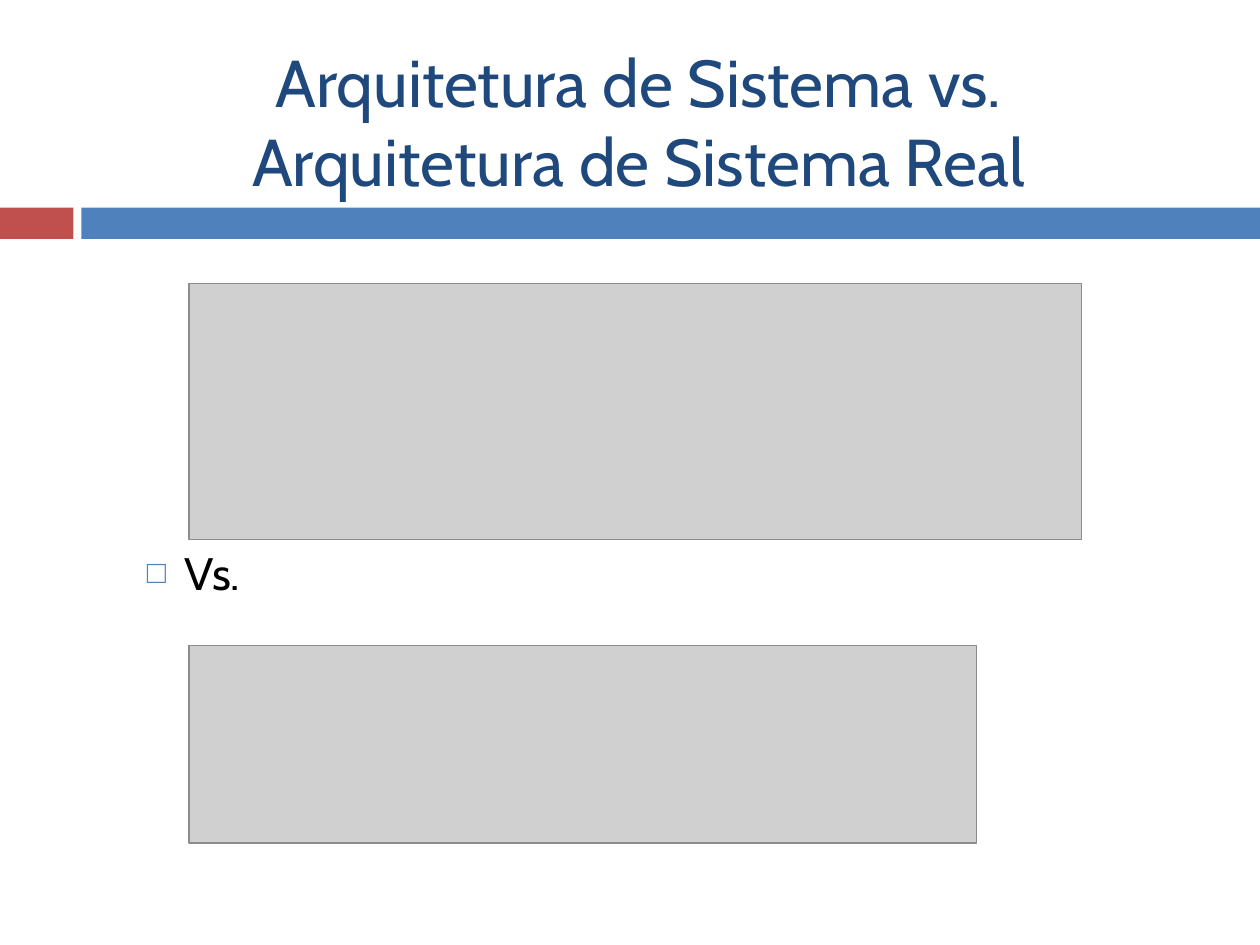
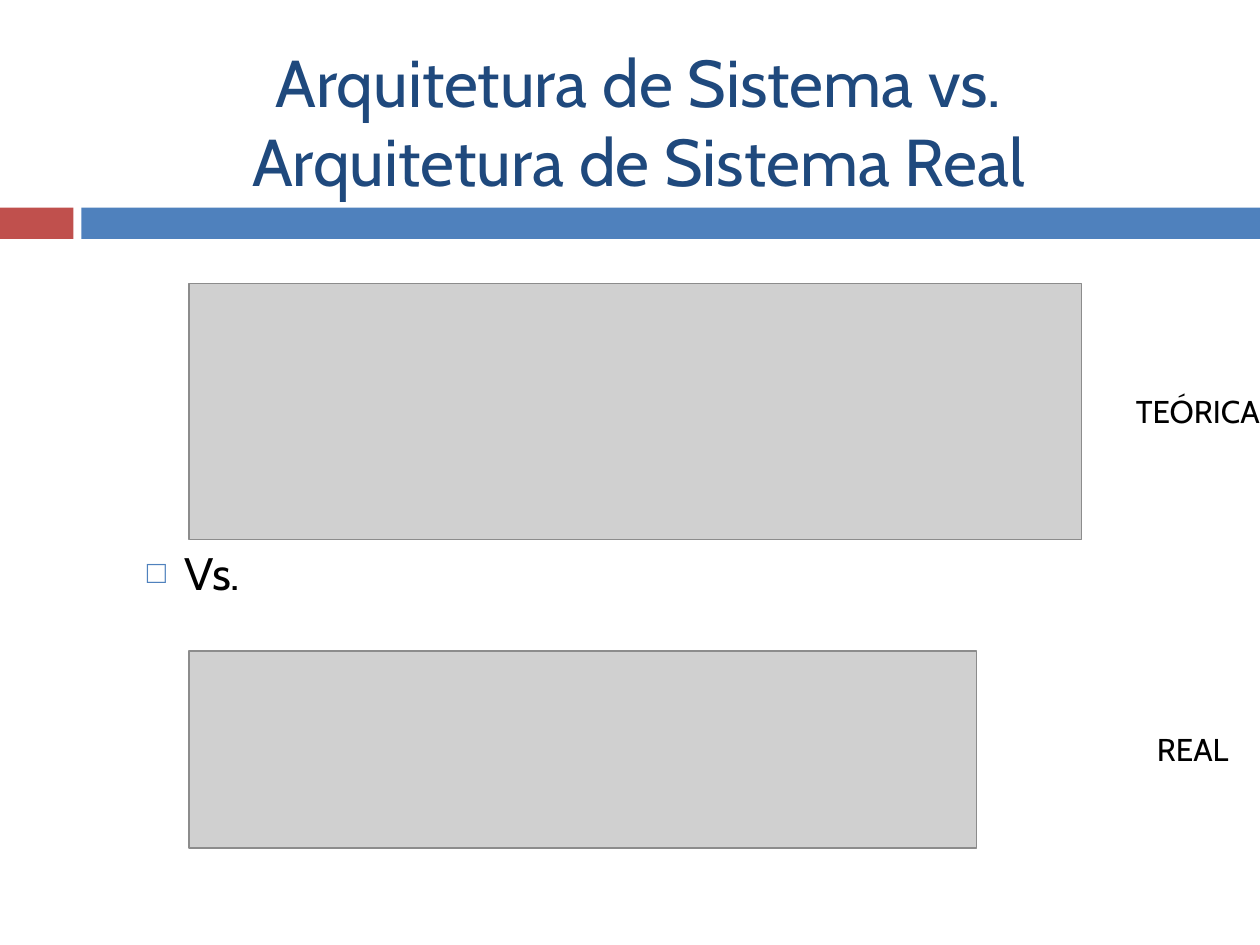
Before and after one commit to 1150285/NodeJs, a slide deck: slide 3 of documents/T1_Restify.pptx. Drawn at 1260x945 pixels with LibreOffice and Linux fonts; fonts in the diff are those of the drawing; grey boxes stand for pictures. Boxes give left, top, right and bottom in pixels: in the first picture for what was removed or moved away, otherwise in the second. Text is boxed around its words. In the diff, an @@ line names an element or a change of style, - is before the commit and + after.

Commit message:
#4 T2_Restify.pptx

```diff
--- a/documents/T1_Restify.pptx
+++ b/documents/T1_Restify.pptx
@@ text added at (x1=1136, y1=396, x2=1260, y2=424), 18 pt, text #000000 @@
+TEÓRICA
@@ picture moved from (x1=189, y1=645, x2=976, y2=843) to (x1=189, y1=651, x2=976, y2=849) @@
@@ text added at (x1=1157, y1=739, x2=1229, y2=761), 18 pt, text #000000 @@
+REAL
```
